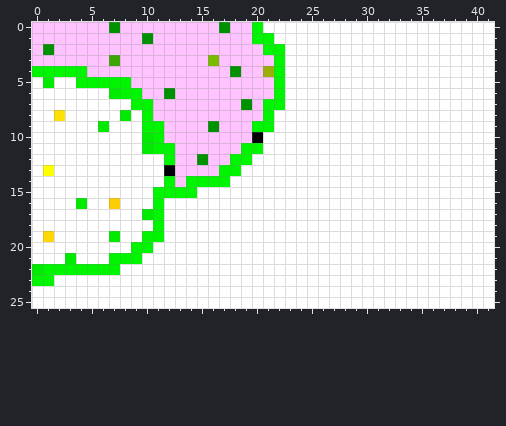
Pixel-art sprite, stored at src/main/resources/gis/abi23e5if1lem/tamodatschi/tamodatschi/images/bounds_new.png. This is how it looked before the edit.
The file is 42x26 pixels. Colours within 5 levels of each other are drawn and written as one.
Now the later version:
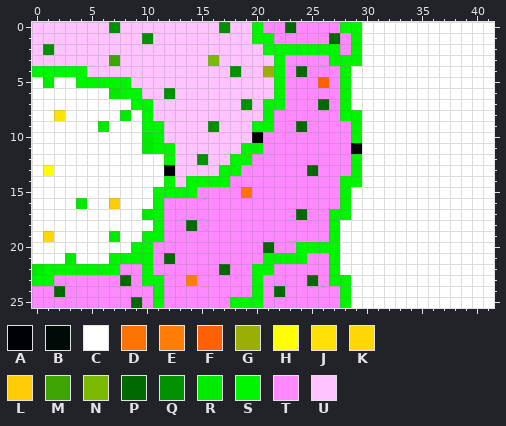
Palette (. is transparent): A #000007  B #000a07  C #ffffff  D #ff7303  E #ff7d04  F #ff5f05  G #9aaf05  H #ffff02  J #ffe103  K #ffd704  L #ffcd05  M #3ca504  N #7bb903  P #006900  Q #009100  R #00eb00  S #00f500  T #ff87ff  U #ffc3ff
Difference:
Colour C gives way to colour B in row 11 at x 29.
Colour C gives way to colour D in row 15 at x 19.
Colour C gives way to colour E in row 23 at x 14.
Colour C gives way to colour F in row 5 at x 26.
Colour C gives way to colour P in row 0 at x 23; in row 1 at x 27; in row 4 at x 24; in row 7 at x 26; in row 9 at x 24; in row 13 at x 25.
Colour C gives way to colour P in row 17 at x 24; in row 18 at x 14; in row 20 at x 21; in row 21 at x 12; in row 22 at x 17; in row 23 at x 8 and 25.
Colour C gives way to colour P in row 24 at x 2 and 22; in row 25 at x 9.
Colour C gives way to colour S in row 0 at x 28 to 29; in row 1 at x 29; in row 2 at x 23 to 27 and 29; in row 3 at x 27 to 29; in rows 4 to 7 at x 28; in row 8 at x 28 to 29.
Colour C gives way to colour S in rows 9 to 10 at x 29; in rows 12 to 13 at x 29; in row 14 at x 28 to 29; in rows 15 to 16 at x 28; in row 17 at x 27 to 28; in rows 18 to 19 at x 27.
Colour C gives way to colour S in row 20 at x 24 to 27; in row 21 at x 10, 21 to 24 and 27; in row 22 at x 10, 20 to 21 and 27; in row 23 at x 10 to 11, 20 and 27 to 28; in row 24 at x 11, 20 and 28; in row 25 at x 11, 18 to 20 and 28.
Colour C gives way to colour T in row 0 at x 21 to 22 and 24 to 27; in row 1 at x 22 to 26 and 28; in row 2 at x 28; in row 3 at x 23 to 26; in row 4 at x 23 and 25 to 27; in row 5 at x 23 to 25 and 27.
Colour C gives way to colour T in row 6 at x 23 to 27; in row 7 at x 23 to 25 and 27; in row 8 at x 22 to 27; in row 9 at x 22 to 23 and 25 to 28; in rows 10 to 11 at x 21 to 28; in row 12 at x 20 to 28.
Colour C gives way to colour T in row 13 at x 19 to 24 and 26 to 28; in row 14 at x 18 to 27; in row 15 at x 15 to 18 and 20 to 27; in row 16 at x 12 to 27; in row 17 at x 12 to 23 and 25 to 26; in row 18 at x 12 to 13 and 15 to 26.
Colour C gives way to colour T in row 19 at x 12 to 26; in row 20 at x 11 to 20 and 22 to 23; in row 21 at x 11, 13 to 20 and 25 to 26; in row 22 at x 8 to 9, 11 to 16, 18 to 19 and 22 to 26; in row 23 at x 2 to 7, 9, 12 to 13, 15 to 19, 21 to 24 and 26; in row 24 at x 0 to 1, 3 to 10, 12 to 19, 21 and 23 to 27.
Colour C gives way to colour T in row 25 at x 0 to 8, 10, 12 to 17 and 21 to 27.
Pixel boxes of the changes (left, top, right, bottom) in both pictures:
changed: (32, 22, 362, 308)
